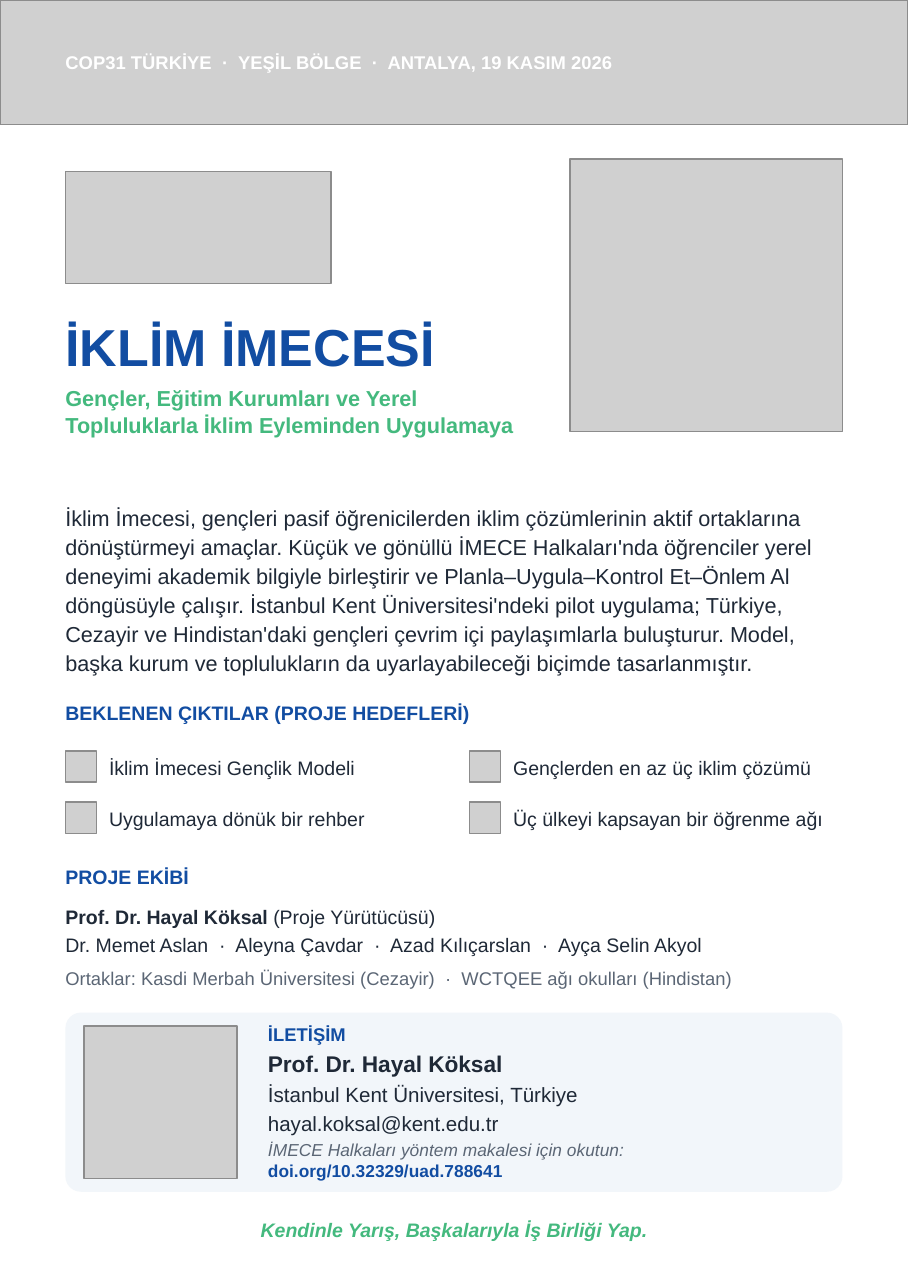
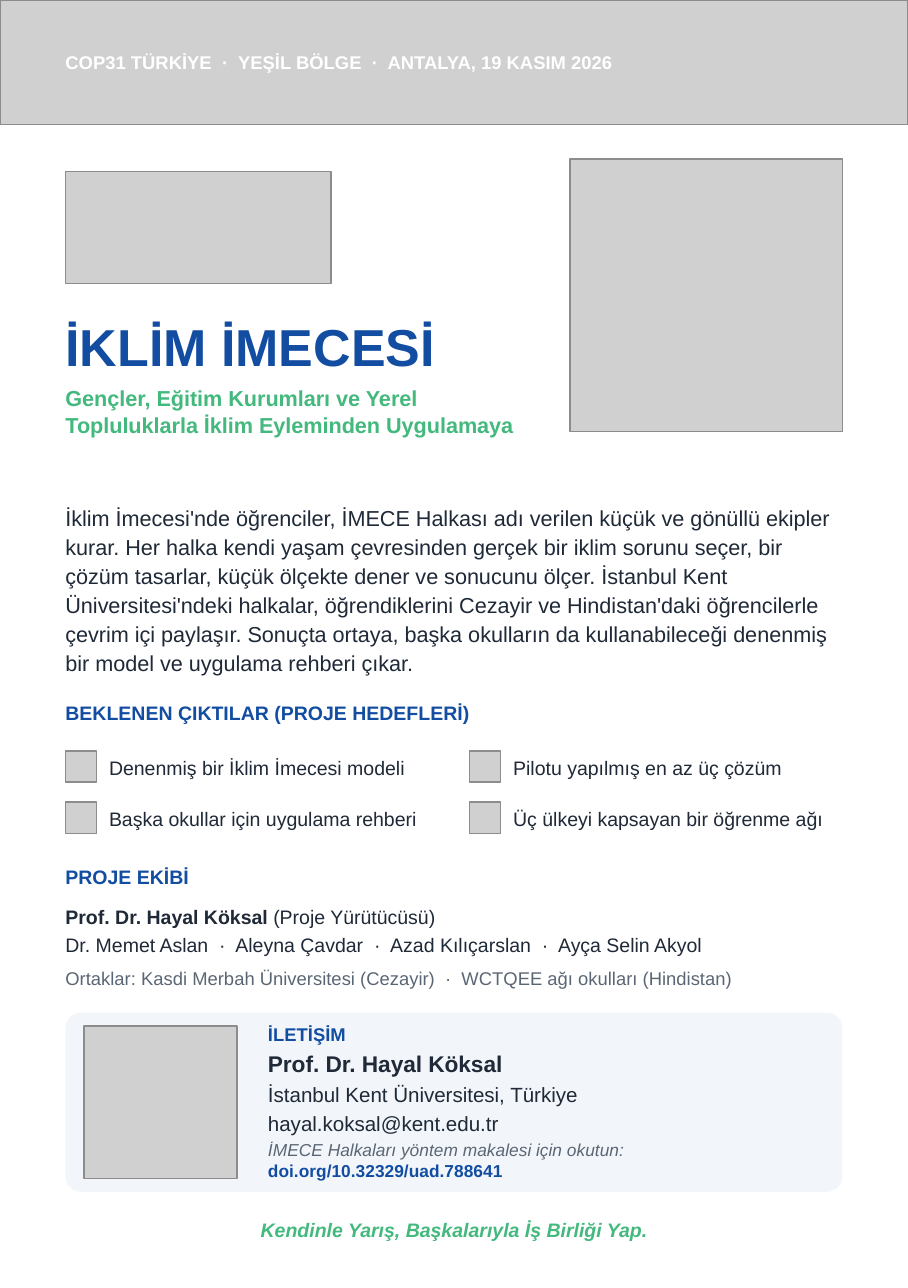
Before and after one commit to newtonsgrandson/cop-31-hayal-koksal, a slide deck: slide 2 of kart/COP31_Climate_IMECE_Card_A5.pptx. Drawn at 908x1288 pixels with LibreOffice and Linux fonts; fonts in the diff are those of the drawing; grey boxes stand for pictures. Boxes give left, top, right and bottom in pixels: in the first picture for what was removed or moved away, otherwise in the second. Text is boxed around its words. In the diff, an @@ line names an element or a change of style, - is before the commit and + after.

```diff
--- a/kart/COP31_Climate_IMECE_Card_A5.pptx
+++ b/kart/COP31_Climate_IMECE_Card_A5.pptx
@@ text at [65, 510, 830, 676]: text changed @@
-İklim İmecesi, gençleri pasif öğrenicilerden iklim çözümlerinin aktif ortaklarına dönüştürmeyi amaçlar. Küçük ve gönüllü İMECE Halkaları'nda öğrenciler yerel deneyimi akademik bilgiyle birleştirir ve Planla–Uygula–Kontrol Et–Önlem Al döngüsüyle çalışır. İstanbul Kent Üniversitesi'ndeki pilot uygulama; Türkiye, Cezayir ve Hindistan'daki gençleri çevrim içi paylaşımlarla buluşturur. Model, başka kurum ve toplulukların da uyarlayabileceği biçimde tasarlanmıştır.
+İklim İmecesi'nde öğrenciler, İMECE Halkası adı verilen küçük ve gönüllü ekipler kurar. Her halka kendi yaşam çevresinden gerçek bir iklim sorunu seçer, bir çözüm tasarlar, küçük ölçekte dener ve sonucunu ölçer. İstanbul Kent Üniversitesi'ndeki halkalar, öğrendiklerini Cezayir ve Hindistan'daki öğrencilerle çevrim içi paylaşır. Sonuçta ortaya, başka okulların da kullanabileceği denenmiş bir model ve uygulama rehberi çıkar.
@@ text at [109, 759, 404, 779]: text changed @@
-İklim İmecesi Gençlik Modeli
+Denenmiş bir İklim İmecesi modeli
@@ text at [513, 761, 781, 779]: text changed @@
-Gençlerden en az üç iklim çözümü
+Pilotu yapılmış en az üç çözüm
@@ text at [109, 812, 417, 830]: text changed @@
-Uygulamaya dönük bir rehber
+Başka okullar için uygulama rehberi
```
Also in this commit, not shown: 1 other slide changed, 18 other files.
